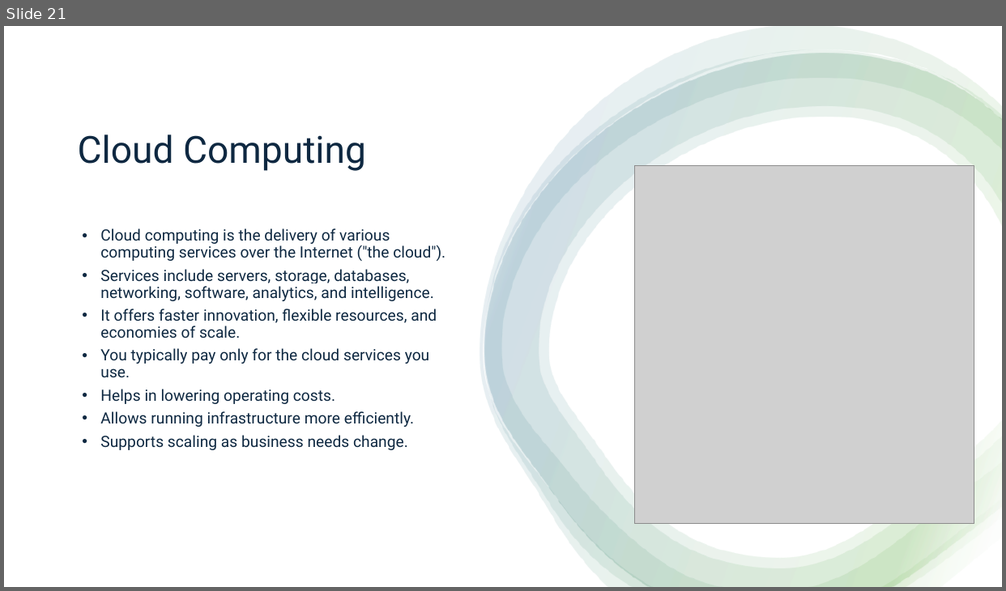
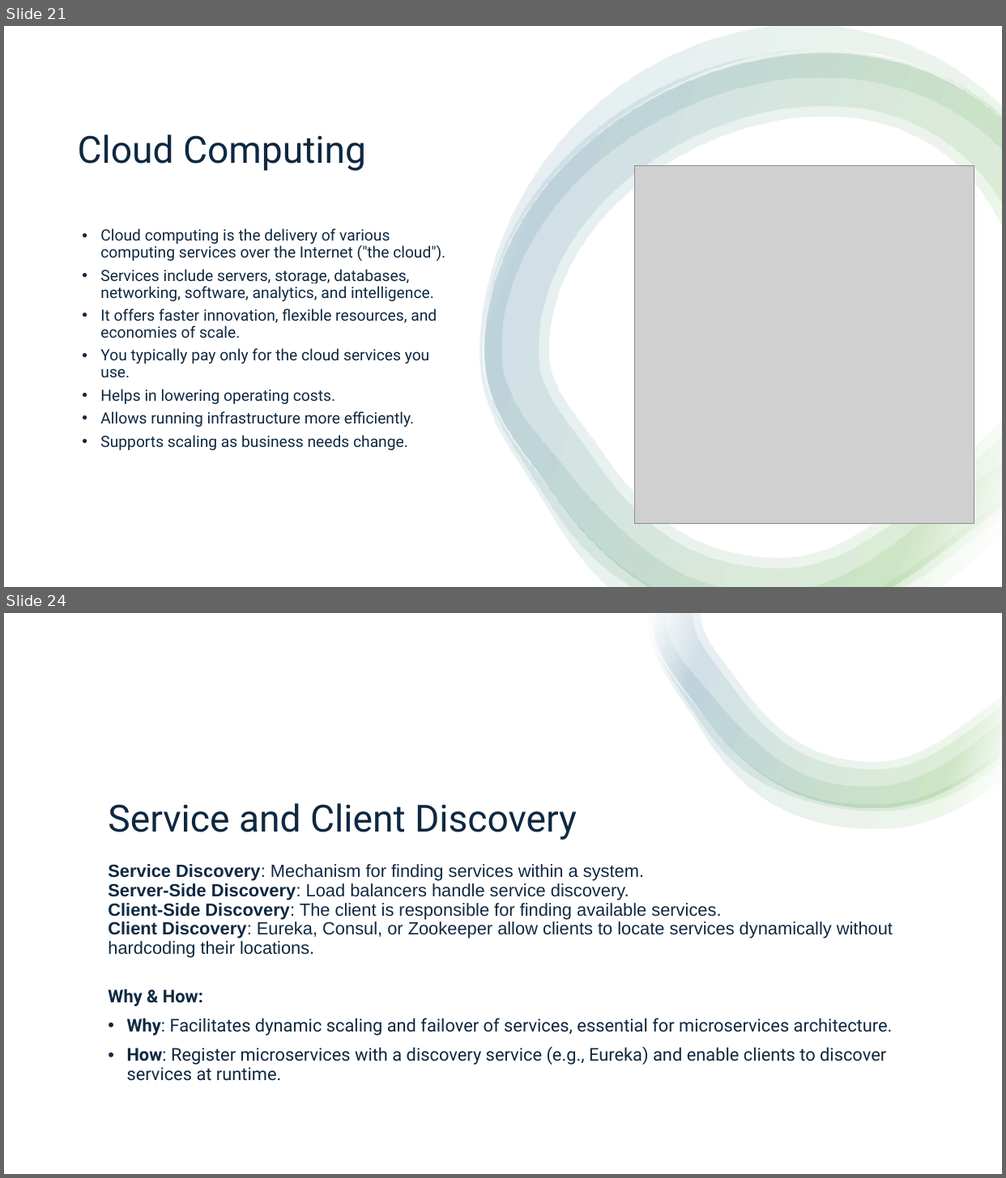
Before and after one commit to aprabhat/spring_boot_microservice, a slide deck: spring_boot.pptx. Shown one above the other, each under a label of ours: slide 21 before the commit, slides 21 and 24 after it; the slides between them are not shown. The pictures are 1006x591 and 1006x1178 pixels, drawn with LibreOffice and Linux fonts; fonts in the diff are those of the drawing; grey boxes stand for pictures. Boxes give left, top, right and bottom in pixels: in the first picture for what was removed or moved away, otherwise in the second. Text is boxed around its words. In the diff, an @@ line names an element or a change of style, - is before the commit and + after.

```diff
--- a/spring_boot.pptx
+++ b/spring_boot.pptx
@@ slide 24 added at <box>4,613,1002,1174</box>, background #FFFFFF @@
@@ rectangle added at <box>4,613,1002,1174</box>, fill #FFFFFF @@
@@ group added at <box>648,613,1002,829</box>: 4 freeform shapes @@
@@ title added at <box>108,803,577,840</box>, 36 pt, text #0E2841 @@
+Service and Client Discovery
@@ text added at <box>108,864,893,1081</box>, 17 pt, text #0E2841 @@
+Service Discovery: Mechanism for finding services within a system.
+Server-Side Discovery: Load balancers handle service discovery.
+Client-Side Discovery: The client is responsible for finding available services.
+Client Discovery: Eureka, Consul, or Zookeeper allow clients to locate services dynamically without hardcoding their locations.
+Why & How:
+• Why: Facilitates dynamic scaling and failover of services, essential for microservices architecture.
+• How: Register microservices with a discovery service (e.g., Eureka) and enable clients to discover services at runtime.
```
Also in this commit, not shown: 3 other slides added.
